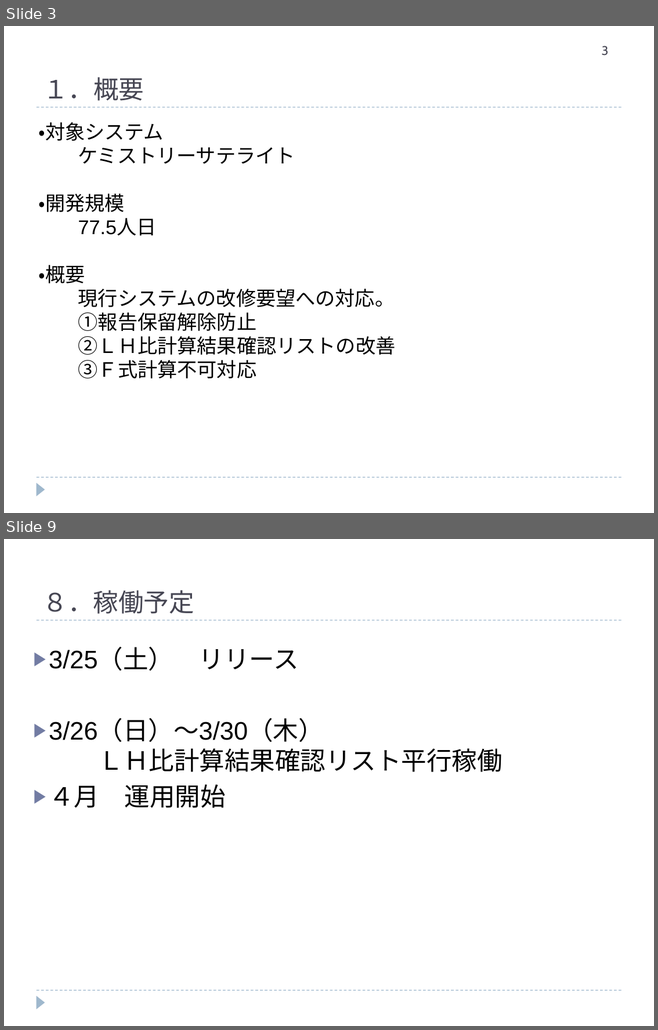
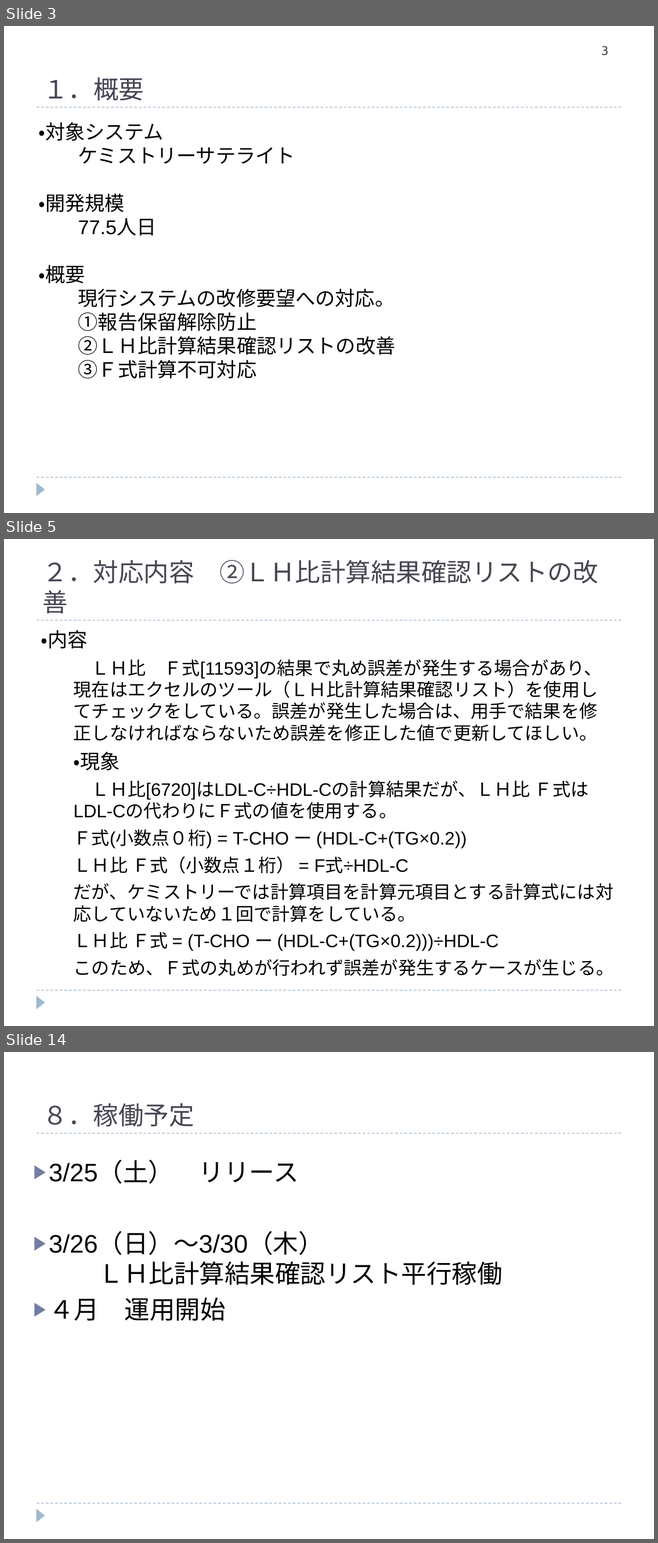
Before and after one commit to hanyutatsuya/Chemistory, a slide deck: 次期システム対応/レビュー/ケミストリー次期先行対応.ppt. Shown one above the other, each under a label of ours: slides 3 and 9 before the commit, slides 3, 5 and 14 after it; the slides between them are not shown. The pictures are 658x1030 and 658x1543 pixels, drawn with LibreOffice and Linux fonts; fonts in the diff are those of the drawing. Boxes give left, top, right and bottom in pixels: in the first picture for what was removed or moved away, otherwise in the second. Text is boxed around its words. In the diff, an @@ line names an element or a change of style, - is before the commit and + after.

```diff
--- a/次期システム対応/レビュー/ケミストリー次期先行対応.ppt
+++ b/次期システム対応/レビュー/ケミストリー次期先行対応.ppt
@@ slide 5 added at (x1=4, y1=539, x2=654, y2=1026), background #FFFFFF; not listed: 3 template elements that a slide beside it also shows @@
@@ text added at (x1=43, y1=560, x2=194, y2=584), 28 pt, text #464653 @@
+２．対応内容 ②ＬＨ比計算結果確認リストの改善
@@ text added at (x1=41, y1=630, x2=614, y2=976), 20 pt, text #000000 @@
+・内容
+  ＬＨ比 Ｆ式[11593]の結果で丸め誤差が発生する場合があり、現在はエクセルのツール（ＬＨ比計算結果確認リスト）を使用してチェックをしている。誤差が発生した場合は、用手で結果を修正しなければならないため誤差を修正した値で更新してほしい。
+・現象
+  ＬＨ比[6720]はLDL-C÷HDL-Cの計算結果だが、ＬＨ比 Ｆ式はLDL-Cの代わりにＦ式の値を使用する。
+  Ｆ式(小数点０桁) = T-CHO ー (HDL-C+(TG×0.2))
+  ＬＨ比 Ｆ式（小数点１桁） = F式÷HDL-C
+  だが、ケミストリーでは計算項目を計算元項目とする計算式には対応していないため１回で計算をしている。
+  ＬＨ比 Ｆ式 = (T-CHO ー (HDL-C+(TG×0.2)))÷HDL-C
+  このため、Ｆ式の丸めが行われず誤差が発生するケースが生じる。
@@ what was slide 9 is now slide 14 @@
```
Also in this commit, not shown: 4 slides changed, 6 other slides added, 2 slides removed.
